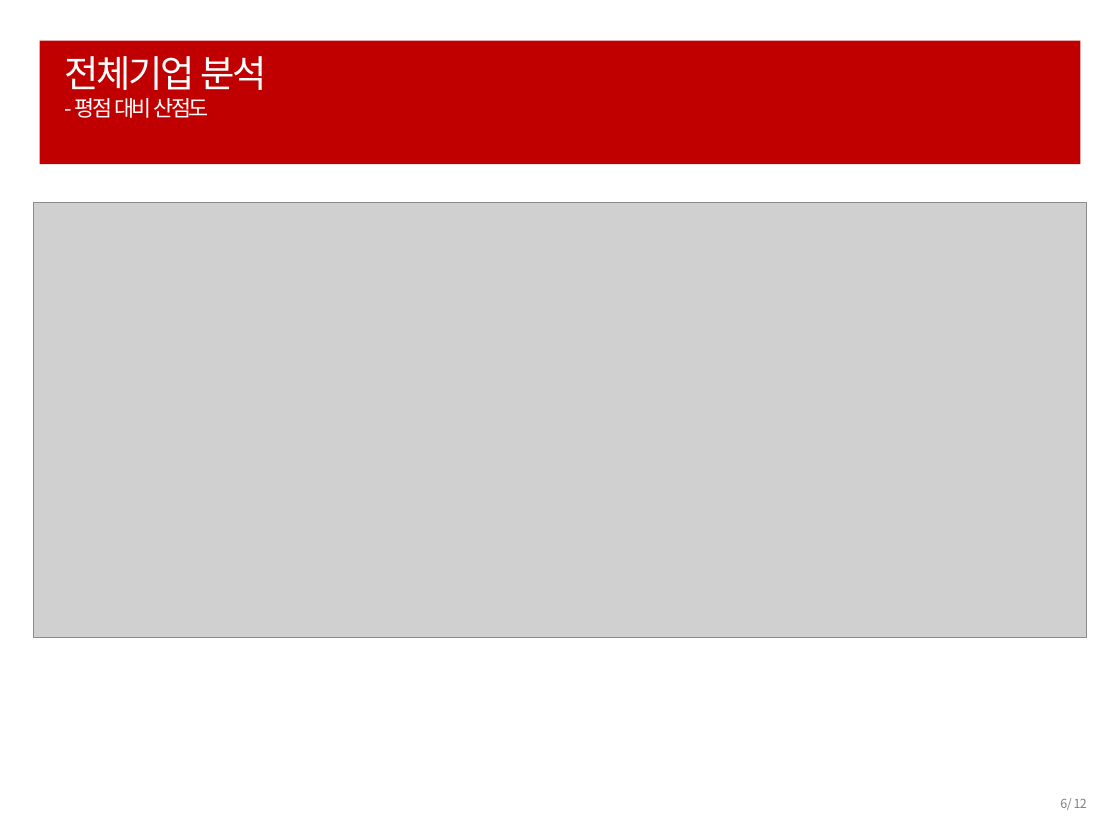
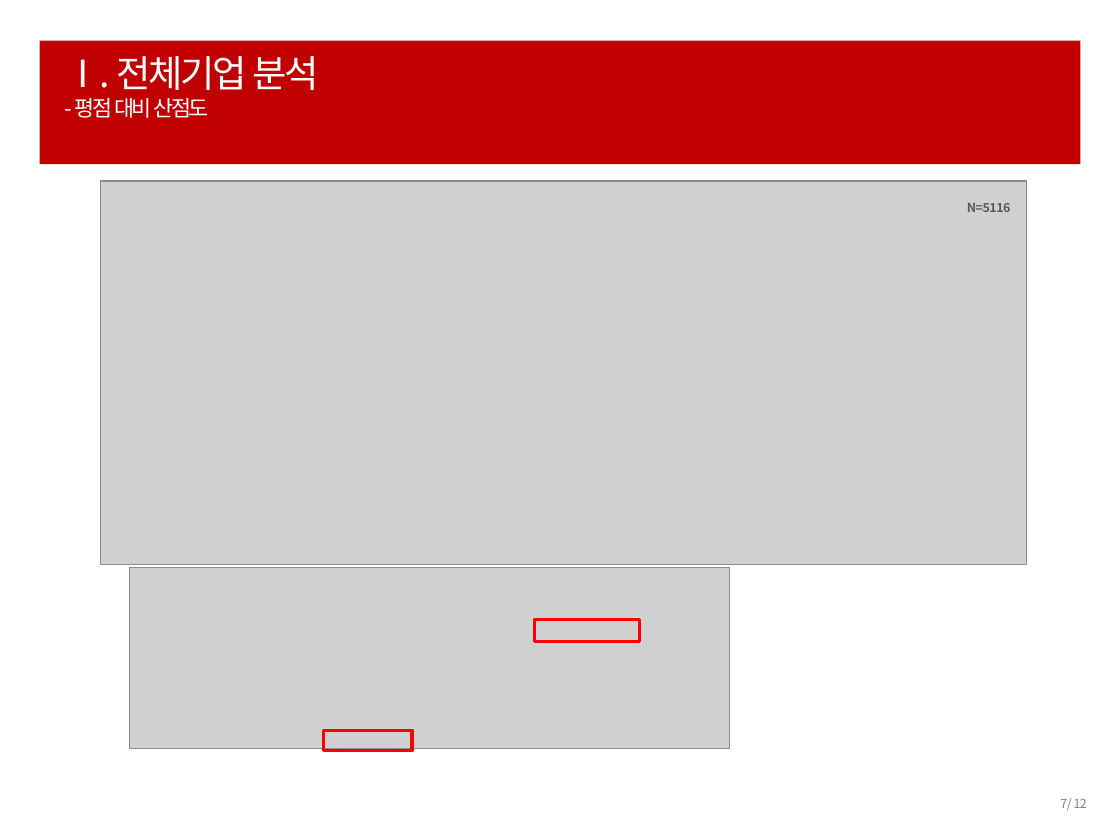
Before and after one commit to ParkHwan/R-studio, a slide deck: slide 7 of project/발표용(이경재) ppt.pptx (slide 6 before the commit). Drawn at 1120x840 pixels with LibreOffice and Linux fonts; fonts in the diff are those of the drawing; grey boxes stand for pictures. Boxes give left, top, right and bottom in pixels: in the first picture for what was removed or moved away, otherwise in the second. Text is boxed around its words. In the diff, an @@ line names an element or a change of style, - is before the commit and + after.

Commit message:
0413

```diff
--- a/project/발표용(이경재) ppt.pptx
+++ b/project/발표용(이경재) ppt.pptx
@@ title at (65, 56, 318, 118): text changed; size 14 to 24 pt @@
-전체기업 분석
-- 평점 대비 산점도
+Ⅰ. 전체기업 분석
+- 평점 대비 산점도
@@ picture: place and size @@
-picture at (34, 203, 1086, 638)
+picture at (101, 181, 1027, 564)
@@ text added at (967, 203, 1011, 212), 8 pt, text #595959, bold @@
+N=5116
@@ picture added at (130, 567, 729, 748) @@
@@ rectangle added at (534, 620, 640, 643), outline #FF0000 2 pt @@
@@ rectangle added at (324, 730, 412, 752), outline #FF0000 2 pt @@
@@ page number at (1060, 798, 1087, 810): text changed @@
-6/ 12
+7/ 12
```
Also in this commit, not shown: 5 other slides changed, 2 slides added, 8 slides removed.
